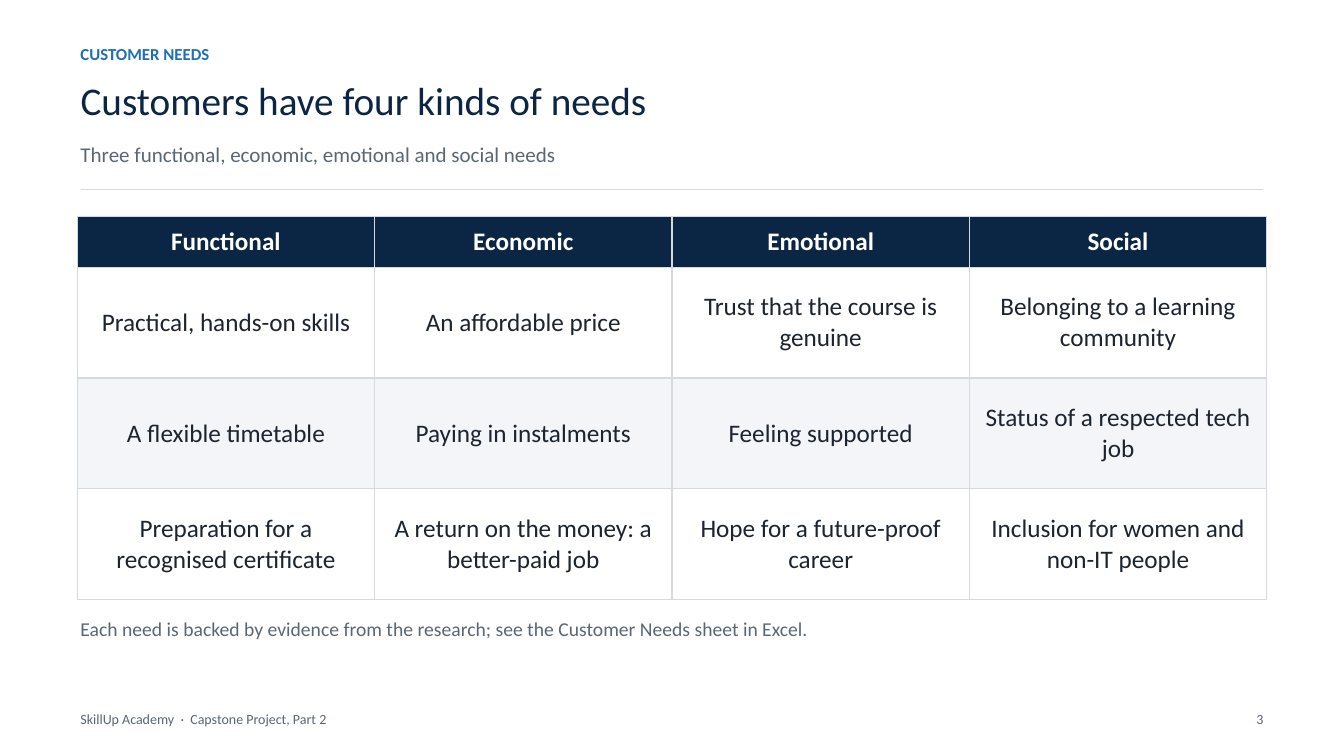
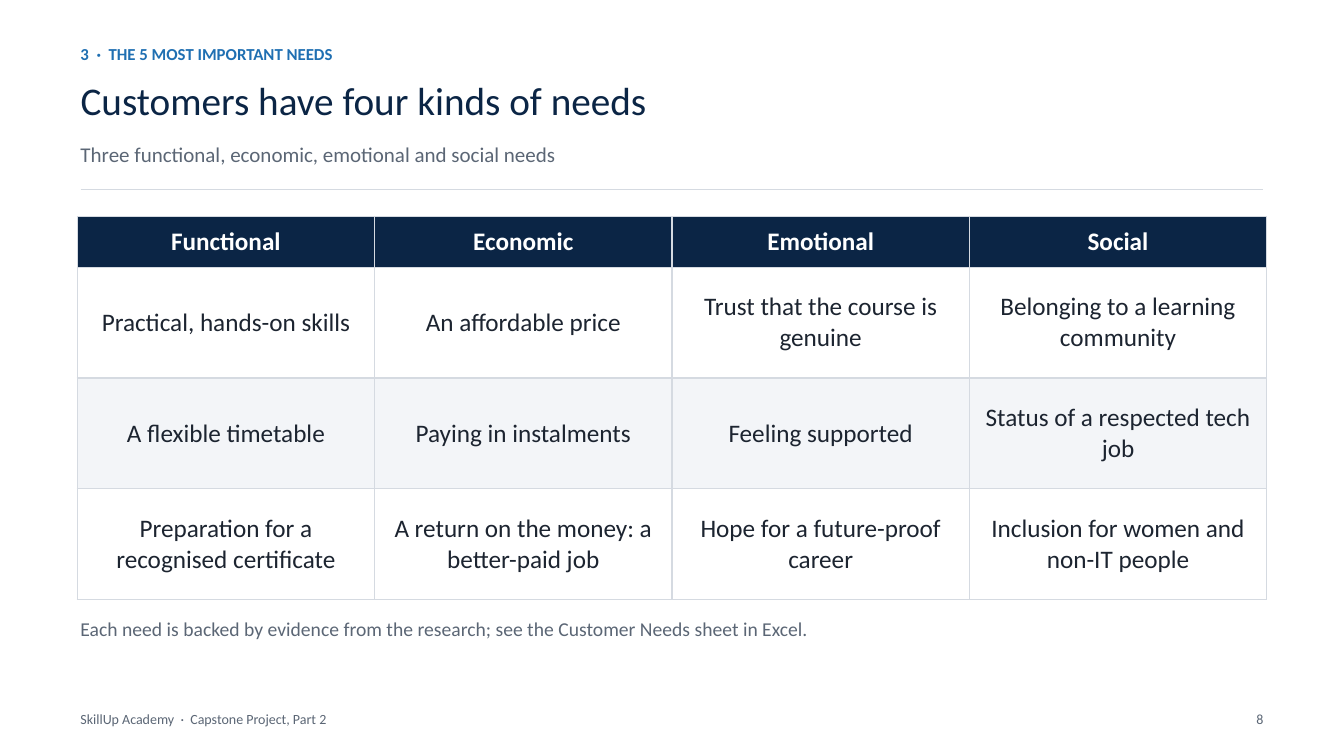
Before and after one commit to BadboyVee/BlackHoleeee, a slide deck: slide 8 of capstone/Customer_Analysis.pptx (slide 3 before the commit). Drawn at 1344x756 pixels with LibreOffice and Linux fonts; fonts in the diff are those of the drawing. Boxes give left, top, right and bottom in pixels: in the first picture for what was removed or moved away, otherwise in the second. Text is boxed around its words. In the diff, an @@ line names an element or a change of style, - is before the commit and + after.

```diff
--- a/capstone/Customer_Analysis.pptx
+++ b/capstone/Customer_Analysis.pptx
@@ text at (x1=80, y1=49, x2=333, y2=60): text changed @@
-CUSTOMER NEEDS
+3 · THE 5 MOST IMPORTANT NEEDS
@@ text at (x1=1256, y1=714, x2=1263, y2=724): text changed @@
-3
+8
```
Also in this commit, not shown: 12 other slides changed, 2 slides added, 1 slide removed, 7 other files.
